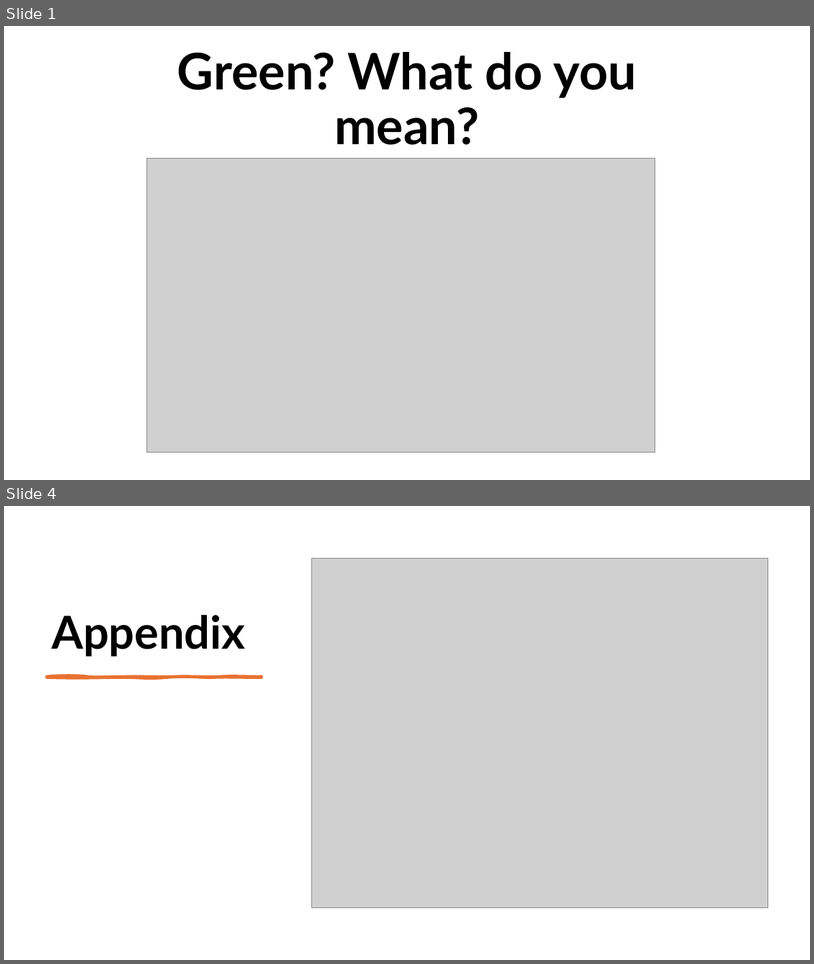
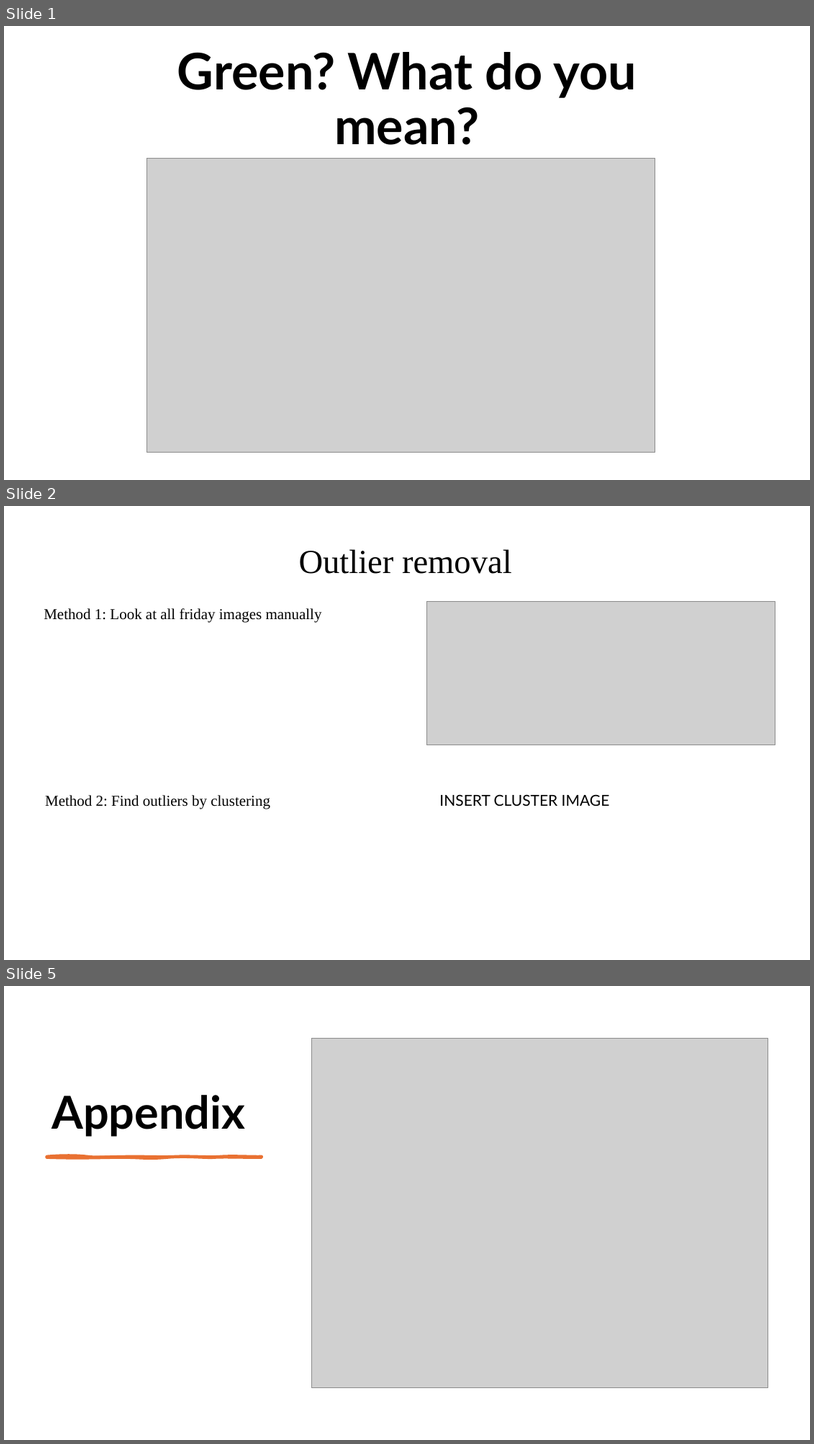
Before and after one commit to JakobFugl/scrandle_ml_project, a slide deck: Chris_workspace/Chris slides.pptx. Shown one above the other, each under a label of ours: slides 1 and 4 before the commit, slides 1, 2 and 5 after it; the slides between them are not shown. The pictures are 814x964 and 814x1444 pixels, drawn with LibreOffice and Linux fonts; fonts in the diff are those of the drawing; grey boxes stand for pictures. Boxes give left, top, right and bottom in pixels: in the first picture for what was removed or moved away, otherwise in the second. Text is boxed around its words. In the diff, an @@ line names an element or a change of style, - is before the commit and + after.

```diff
--- a/Chris_workspace/Chris slides.pptx
+++ b/Chris_workspace/Chris slides.pptx
@@ slide 2 added at bbox=[4, 506, 810, 960], background #FFFFFF @@
@@ text added at bbox=[299, 549, 512, 574], 40 pt, text #000000 @@
+Outlier removal
@@ text added at bbox=[44, 608, 322, 622], 18 pt, text #000000 @@
+Method 1: Look at all friday images manually
@@ picture added at bbox=[427, 601, 775, 745] @@
@@ text added at bbox=[45, 795, 270, 809], 18 pt, text #000000 @@
+Method 2: Find outliers by clustering
@@ text added at bbox=[440, 794, 610, 806], 18 pt, text #000000 @@
+INSERT CLUSTER IMAGE
@@ what was slide 4 is now slide 5 @@
```
Also in this commit, not shown: 2 slides changed.
